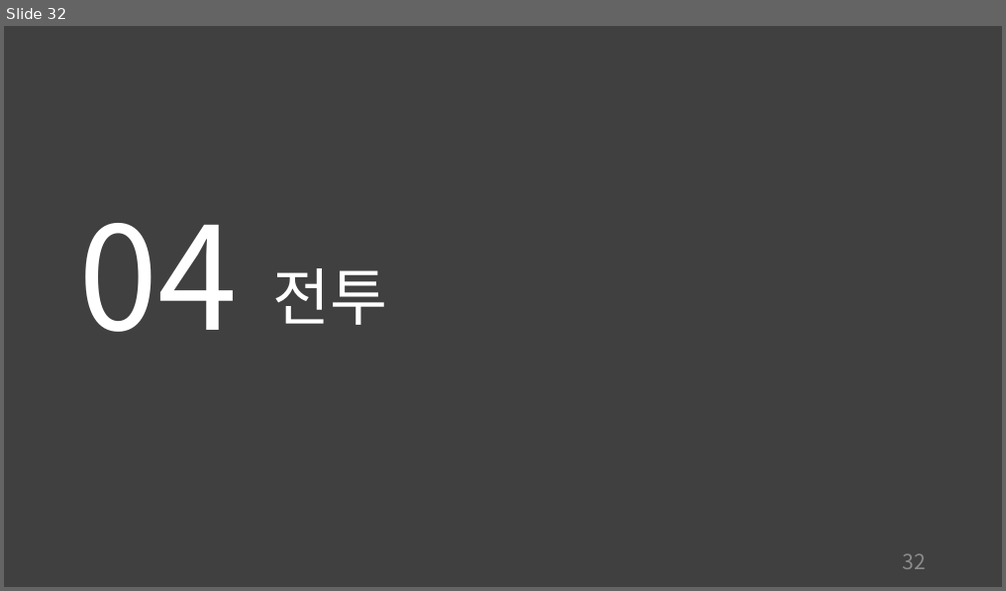
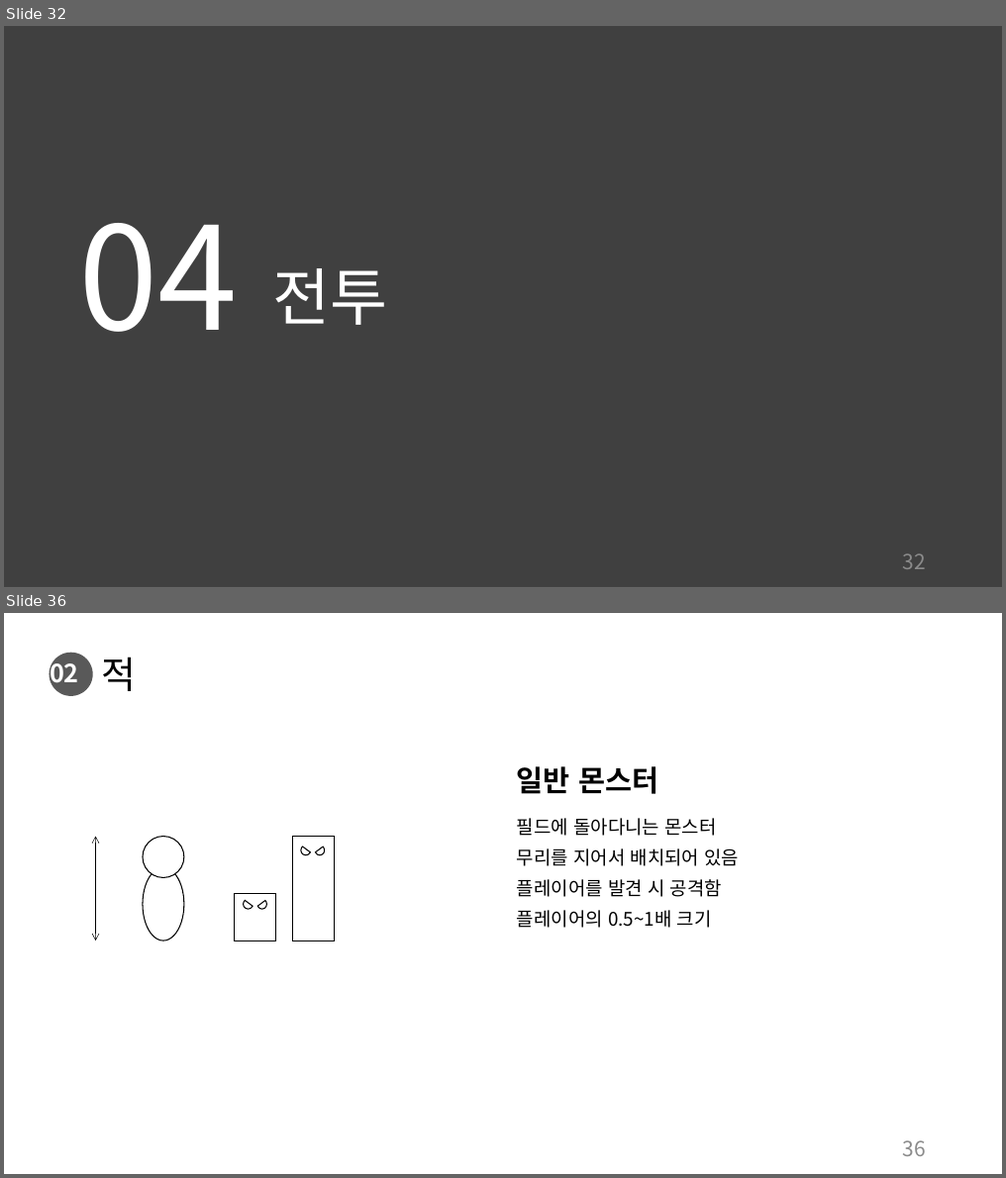
Before and after one commit to charobe/HDB, a slide deck: 조영욱/하자 드 바이오.pptx. Shown one above the other, each under a label of ours: slide 32 before the commit, slides 32 and 36 after it; the slides between them are not shown. The pictures are 1006x591 and 1006x1178 pixels, drawn with LibreOffice and Linux fonts; fonts in the diff are those of the drawing. Boxes give left, top, right and bottom in pixels: in the first picture for what was removed or moved away, otherwise in the second. Text is boxed around its words. In the diff, an @@ line names an element or a change of style, - is before the commit and + after.

```diff
--- a/조영욱/하자 드 바이오.pptx
+++ b/조영욱/하자 드 바이오.pptx
@@ slide 36 added at bbox=[4, 613, 1002, 1174], background #FFFFFF @@
@@ ellipse added at bbox=[49, 653, 92, 696], fill #595959 @@
@@ text added at bbox=[50, 657, 79, 689], 24 pt, text #FFFFFF, bold @@
+02
@@ title added at bbox=[102, 657, 137, 691], 36 pt, text #000000 @@
+적
@@ text added at bbox=[517, 766, 658, 794], 28 pt, text #000000, bold @@
+일반 몬스터
@@ text added at bbox=[517, 818, 740, 928], 18 pt, text #000000 @@
+필드에 돌아다니는 몬스터
+무리를 지어서 배치되어 있음
+플레이어를 발견 시 공격함
+플레이어의 0.5~1배 크기
@@ double arrow added from (95, 836) to (95, 941), #000000 0.5 pt @@
@@ ellipse added at bbox=[143, 836, 183, 877], fill #FFFFFF, outline #000000 1 pt @@
@@ rectangle added at bbox=[293, 836, 334, 941], outline #000000 1 pt @@
@@ chord (boxed as its full ellipse) added at bbox=[301, 846, 311, 856], outline #000000 1 pt @@
@@ chord (boxed as its full ellipse) added at bbox=[316, 846, 325, 856], outline #000000 1 pt @@
@@ ellipse added at bbox=[143, 867, 183, 941], fill #FFFFFF, outline #000000 1 pt @@
@@ rectangle added at bbox=[235, 894, 275, 941], outline #000000 1 pt @@
@@ chord (boxed as its full ellipse) added at bbox=[244, 900, 253, 909], outline #000000 1 pt @@
@@ chord (boxed as its full ellipse) added at bbox=[257, 900, 266, 909], outline #000000 1 pt @@
@@ page number added at bbox=[903, 1141, 926, 1157], 20 pt, text #8C8C8C @@
+36
```
Also in this commit, not shown: 3 slides changed, 8 other slides added.
